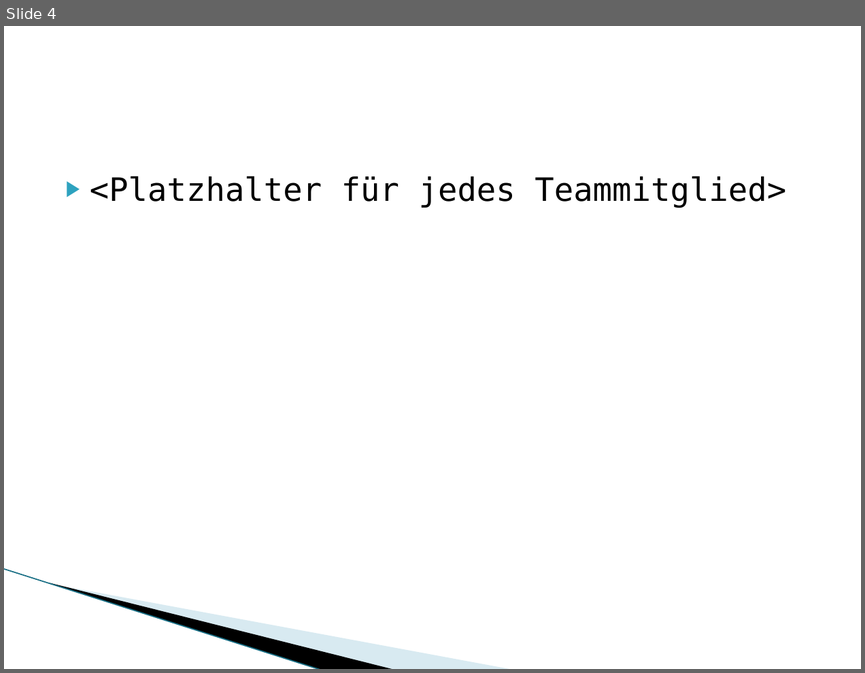
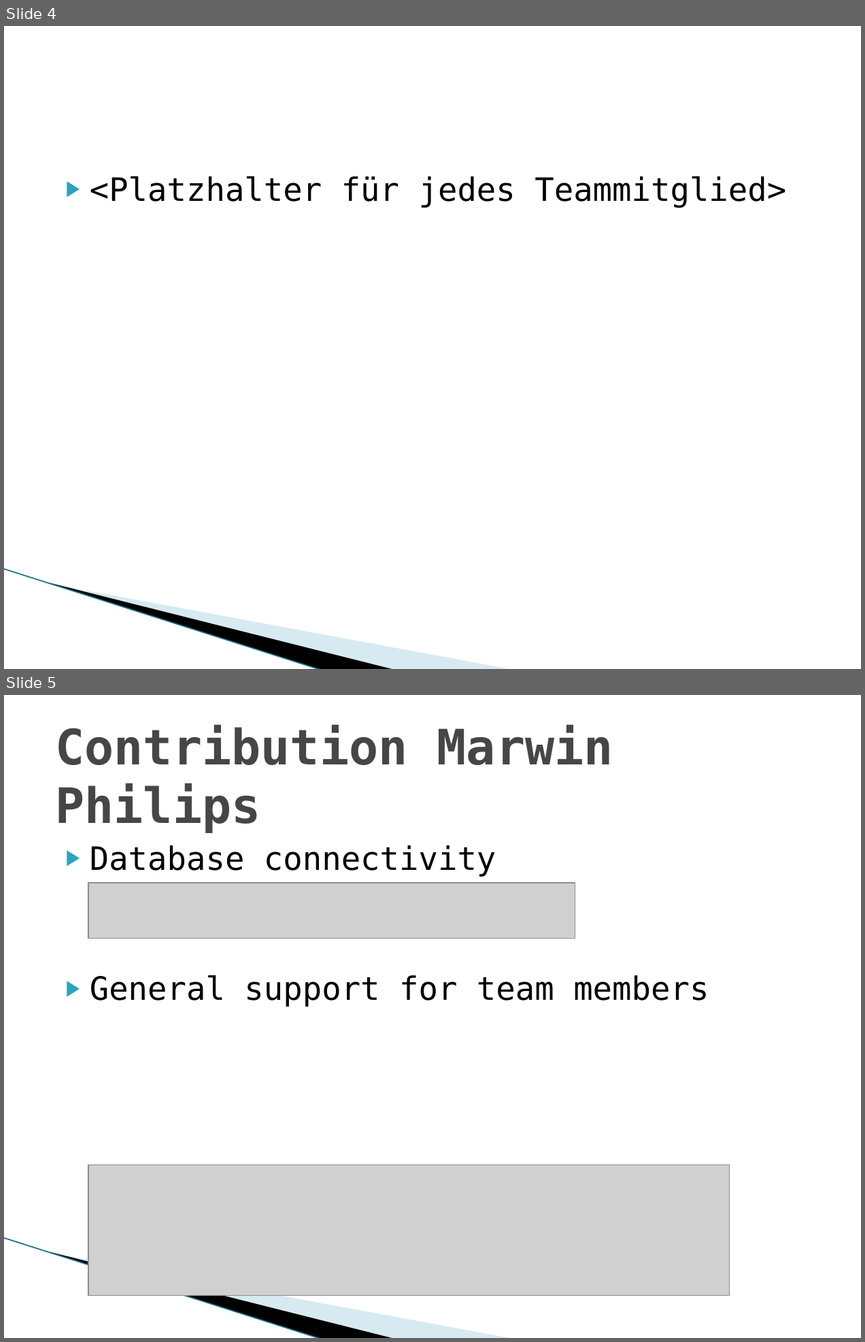
Before and after one commit to MarwinPhilips/ch.bfh.btx8081.w2015.schwarz, a slide deck: Documents/Task 14/Task 14.pptx. Shown one above the other, each under a label of ours: slide 4 before the commit, slides 4 and 5 after it. The pictures are 865x673 and 865x1342 pixels, drawn with LibreOffice and Linux fonts; fonts in the diff are those of the drawing; grey boxes stand for pictures; background and template pictures are left out. Boxes give left, top, right and bottom in pixels: in the first picture for what was removed or moved away, otherwise in the second. Text is boxed around its words. In the diff, an @@ line names an element or a change of style, - is before the commit and + after.

Commit message:
Cleanup and commenting. Modified the presentation with my part (which somebody else will have to tell...)

```diff
--- a/Documents/Task 14/Task 14.pptx
+++ b/Documents/Task 14/Task 14.pptx
@@ slide 5 added at (4, 695, 861, 1338), background #FFFFFF; not listed: 3 template elements that a slide beside it also shows @@
@@ title added at (55, 725, 613, 833), 41 pt, text #464646, bold @@
+Contribution Marwin Philips
@@ text added at (90, 845, 708, 1006), 27 pt, text #000000 @@
+▶ Database connectivity
+▶ General support for team members
@@ picture added at (88, 883, 575, 938) @@
@@ picture added at (88, 1164, 729, 1295) @@
```
Also in this commit, not shown: 12 other files.
